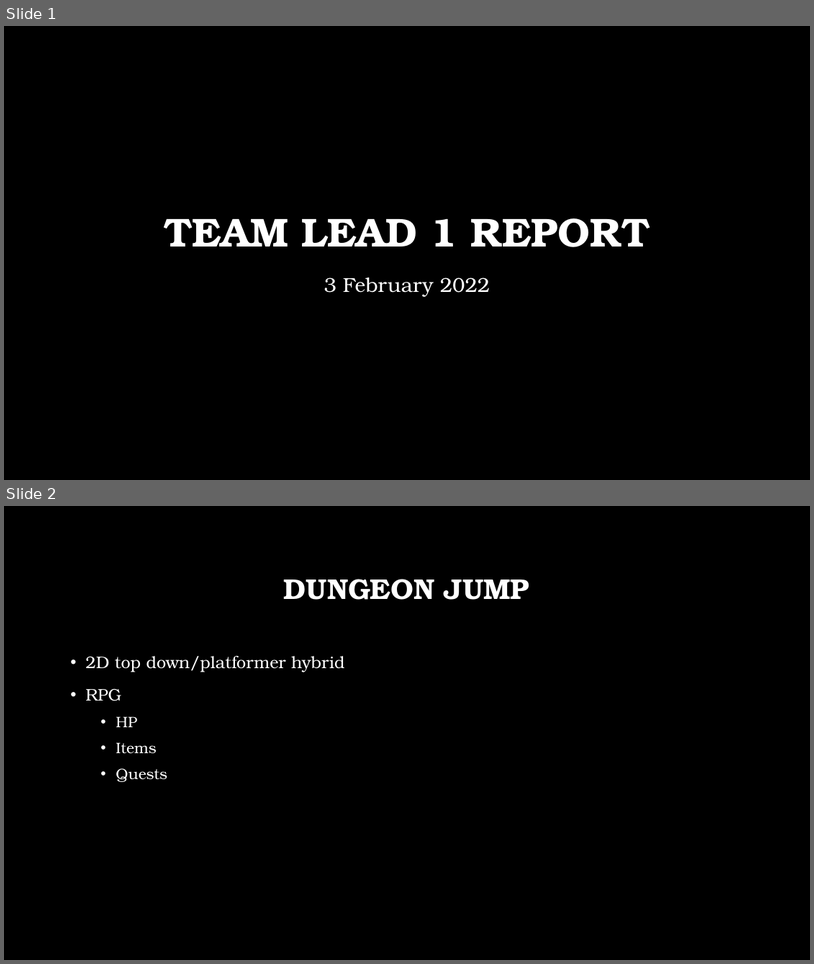
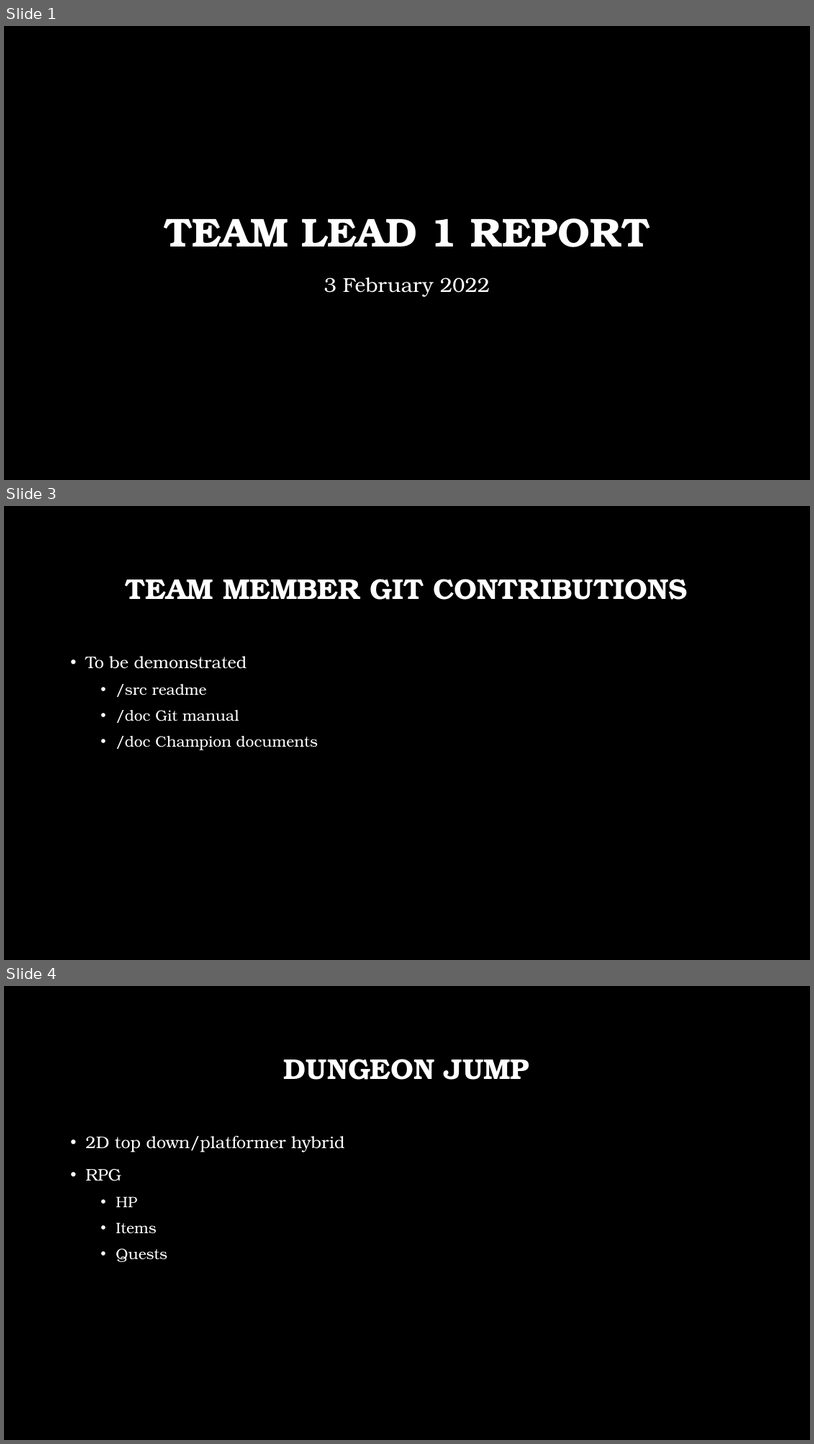
Before and after one commit to 3khoin/CS383Spring2022, a slide deck: doc/presentations/TeamLead1.pptx. Shown one above the other, each under a label of ours: slides 1 and 2 before the commit, slides 1, 3 and 4 after it; the slides between them are not shown. The pictures are 814x964 and 814x1444 pixels, drawn with LibreOffice and Linux fonts; fonts in the diff are those of the drawing; background and template pictures are left out. Boxes give left, top, right and bottom in pixels: in the first picture for what was removed or moved away, otherwise in the second. Text is boxed around its words. In the diff, an @@ line names an element or a change of style, - is before the commit and + after.

```diff
--- a/doc/presentations/TeamLead1.pptx
+++ b/doc/presentations/TeamLead1.pptx
@@ slide 3 added at <box>4,506,810,960</box>, background picture (left out) @@
@@ title added at <box>126,579,688,600</box>, 34 pt, text #FFFFFF, bold @@
+TEAM MEMBER GIT CONTRIBUTIONS
@@ text added at <box>85,656,318,750</box>, 18 pt, text #FFFFFF @@
+• To be demonstrated
+  • /src readme
+  • /doc Git manual
+  • /doc Champion documents
@@ what was slide 2 is now slide 4 @@
```
Also in this commit, not shown: 1 other slide added, 1 other file.
